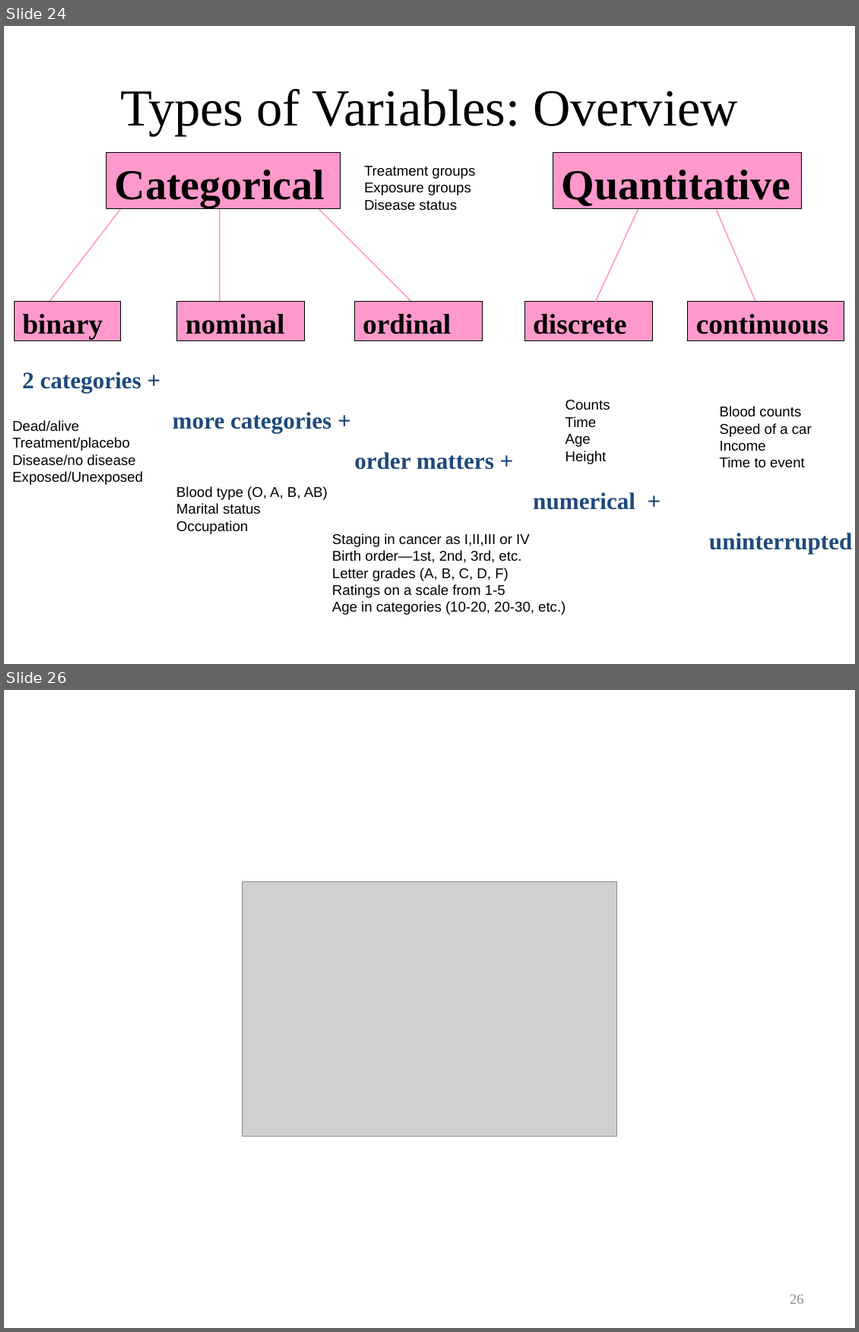
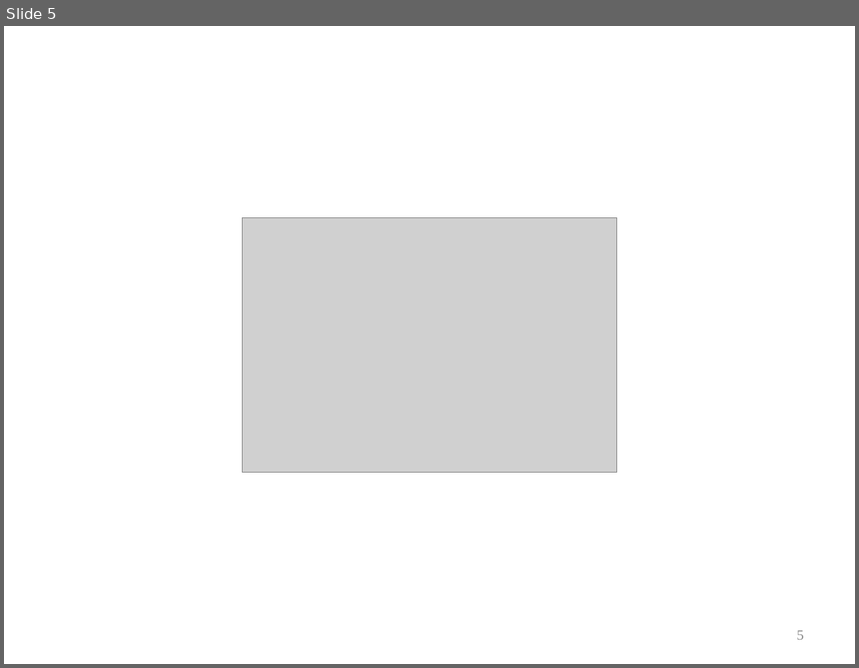
Before and after one commit to coursephd/Statistics_class, a slide deck: Day_2_Why statistics.pptx. Shown one above the other, each under a label of ours: slides 24 and 26 before the commit, slide 5 after it; the slides between them are not shown. The pictures are 859x1332 and 859x668 pixels, drawn with LibreOffice and Linux fonts; fonts in the diff are those of the drawing; grey boxes stand for pictures; background and template pictures are left out. Boxes give left, top, right and bottom in pixels: in the first picture for what was removed or moved away, otherwise in the second. Text is boxed around its words. In the diff, an @@ line names an element or a change of style, - is before the commit and + after.

```diff
--- a/Day_2_Why statistics.pptx
+++ b/Day_2_Why statistics.pptx
@@ slide 24 removed at (4,26,855,664), background #FFFFFF @@
@@ title removed at (120,89,738,135) @@
-Types of Variables: Overview
@@ rectangle removed at (106,153,340,209) @@
-Categorical
@@ rectangle removed at (553,153,801,209) @@
-Quantitative
@@ text removed at (364,166,475,211) @@
-Treatment groups
-Exposure groups
-Disease status
@@ line removed from (120, 209) to (49, 302) @@
@@ line removed from (219, 209) to (219, 302) @@
@@ line removed from (319, 209) to (418, 309) @@
@@ line removed from (638, 209) to (595, 302) @@
@@ line removed from (716, 209) to (759, 309) @@
@@ rectangle removed at (14,302,120,341) @@
-binary
@@ rectangle removed at (177,302,304,341) @@
-nominal
@@ rectangle removed at (354,302,482,341) @@
-ordinal
@@ rectangle removed at (525,302,652,341) @@
-discrete
@@ rectangle removed at (687,302,843,341) @@
-continuous
@@ text removed at (22,372,853,554) @@
-2 categories +
-more categories +
-order matters +
-numerical +
-uninterrupted
@@ text removed at (566,400,610,465) @@
-Counts
-Time
-Age
-Height
@@ text removed at (720,406,812,468) @@
-Blood counts
-Speed of a car
-Income
-Time to event
@@ text removed at (12,420,143,485) @@
-Dead/alive
-Treatment/placebo
-Disease/no disease
-Exposed/Unexposed
@@ text removed at (177,487,328,534) @@
-Blood type (O, A, B, AB)
-Marital status
-Occupation
@@ text removed at (332,534,566,615) @@
-Staging in cancer as I,II,III or IV
-Birth order—1st, 2nd, 3rd, etc.
-Letter grades (A, B, C, D, F)
-Ratings on a scale from 1-5
-Age in categories (10-20, 20-30, etc.)
@@ what was slide 26 is now slide 5 @@
@@ page number at (797,631,804,640): text changed @@
-26
+5
```
Also in this commit, not shown: 5 slides changed, 30 slides added, 20 other slides removed, 12 other files.
